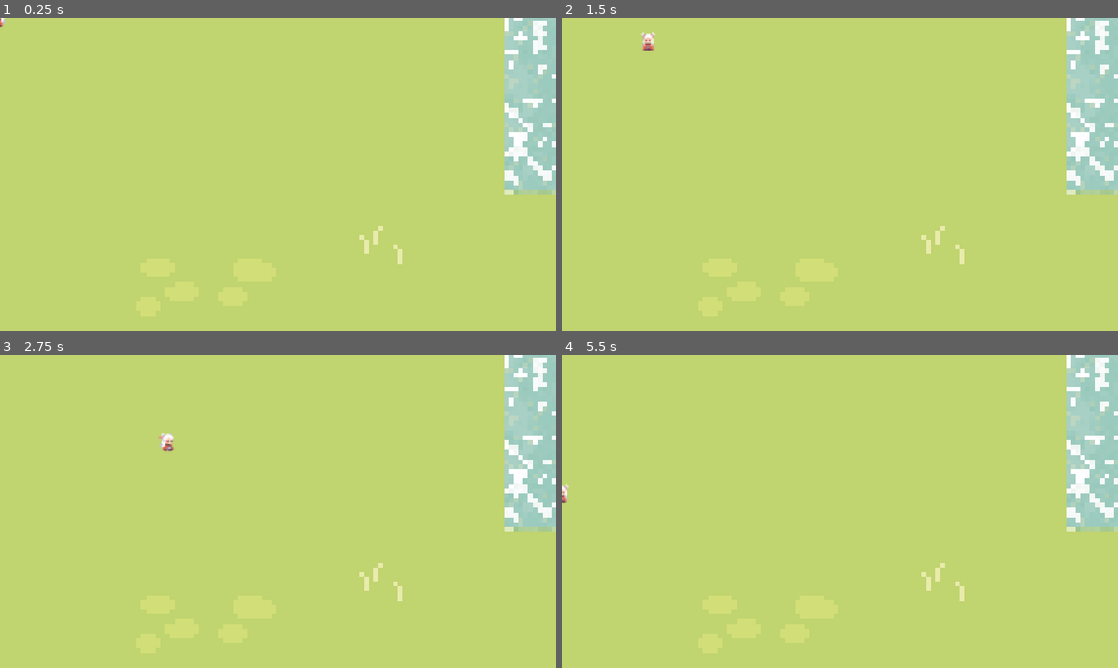
Above: before the commit, frames 1-4 (two rows, left to right).
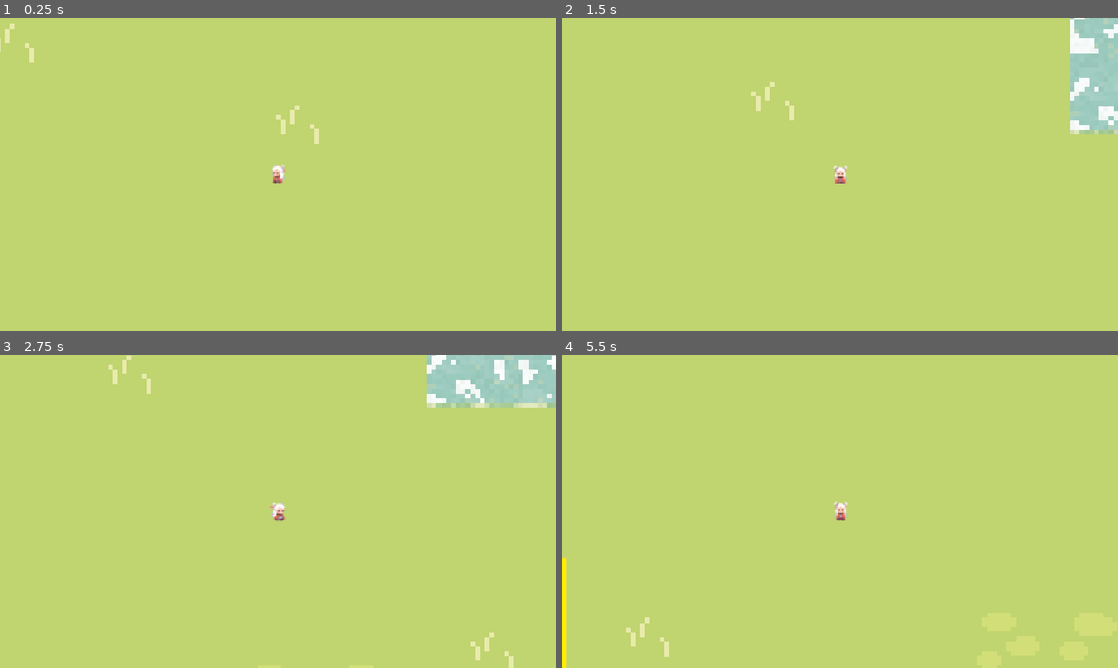
Above: after the commit, the same moments.

Repository: EnzoDIWLK/Global_game_jam
Game: Godot game, scene res://level/game_level.tscn
Two runs of this game, one before a commit and one after it. Both use one fixed random seed, a clock stepped at 60 frames per second and the inputs below.
Inputs:
- Up to frame 1 (0.25 s): no input
- Up to frame 2 (1.5 s): tap Enter at 0.5 s; hold D (right) 0.53-1.28 s; hold S (down) from 1.28 s (still down)
- Up to frame 3 (2.75 s): release S (down) at 2.03 s; hold D (right) from 2.03 s (still down)
- Up to frame 4 (5.5 s): release D (right) at 2.78 s; hold Up (ui_up) 2.78-3.53 s; tap Space at 3.5 s; hold A (left) 3.53-5.03 s; hold S (down) from 5.03 s (still down)

The runs differ from the first frame. In frame 1, 5.8% of the frame differs, in the area x 0-100%, y 0-79%; in frame 2, 3.9%; in frame 3, 7.4%, in the area x 19-100%, y 0-100%; in frame 4, 6.0%.

Commit message:
Add camera that follows the player

Diff:
--- a/Characters/player.tscn
+++ b/Characters/player.tscn
@@ -240,6 +240,8 @@
 hframes = 4
 vframes = 4
 
+[node name="Camera2D" type="Camera2D" parent="Sprite2D"]
+
 [node name="CollisionShape2D" type="CollisionShape2D" parent="."]
 position = Vector2(0, 5)
 shape = SubResource("RectangleShape2D_skr3x")
Not shown: 1 places in level/game_level.tscn that only renumber resources
